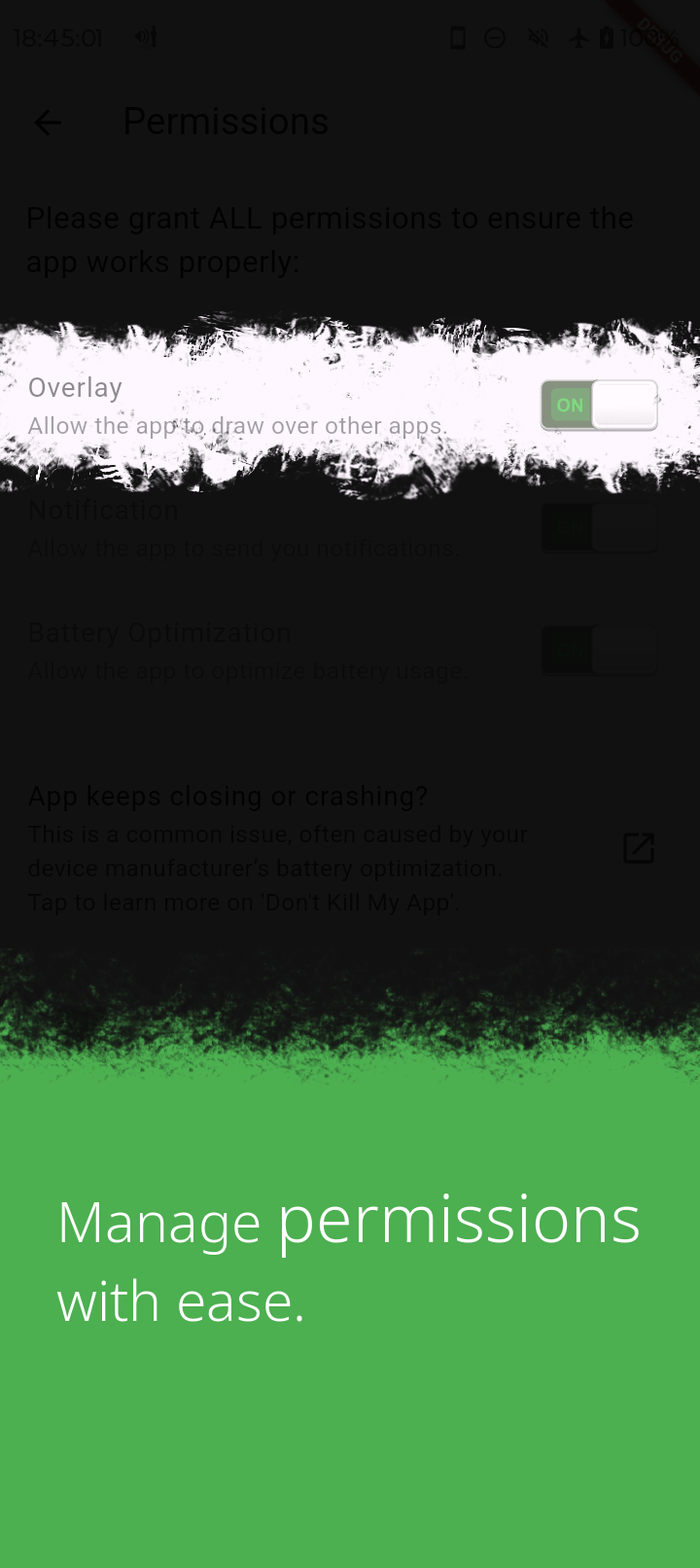
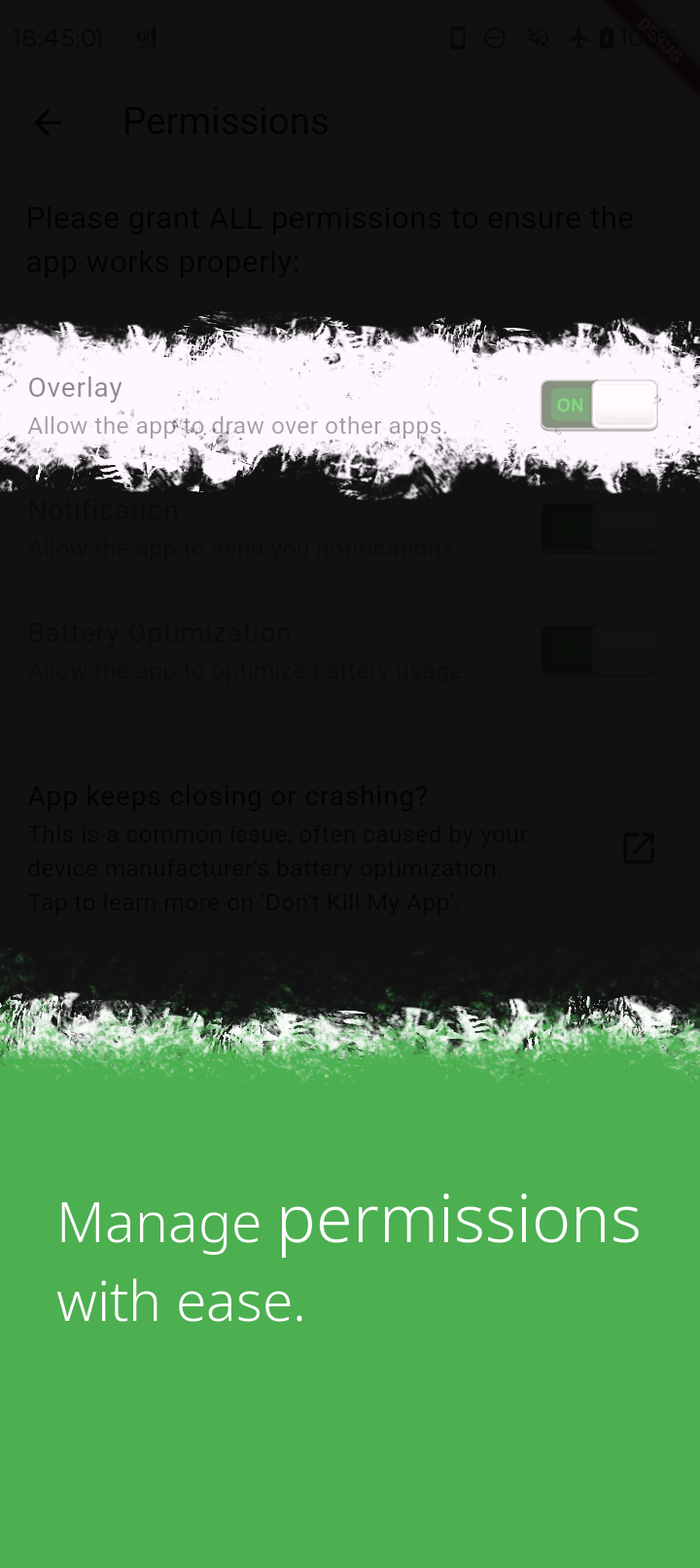
Before/after of a 700x1568 layered artwork. What changed in the layer stack:
painted on "Layer #1" over bbox(0, 991, 700, 1086)
